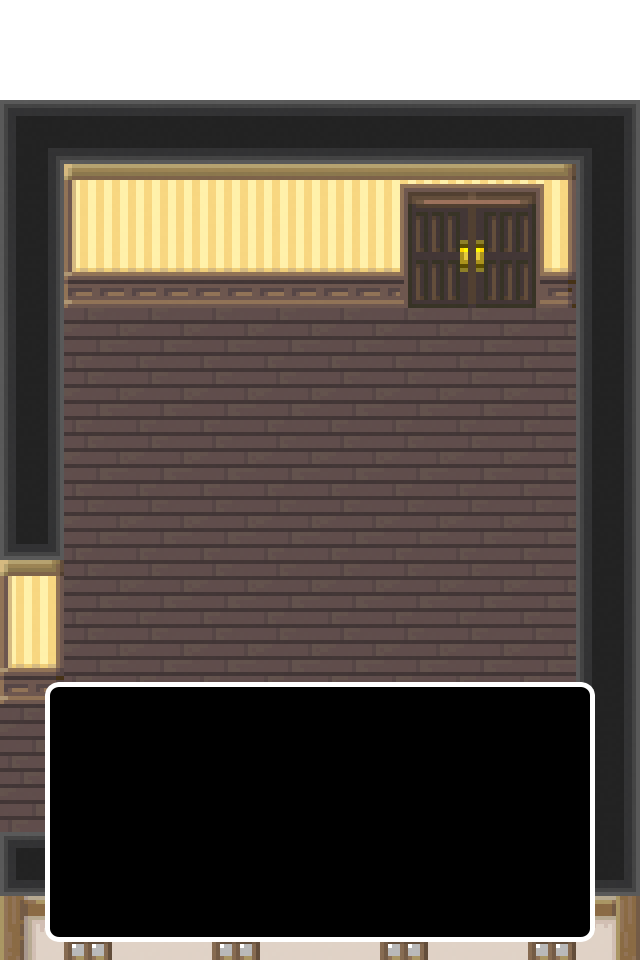
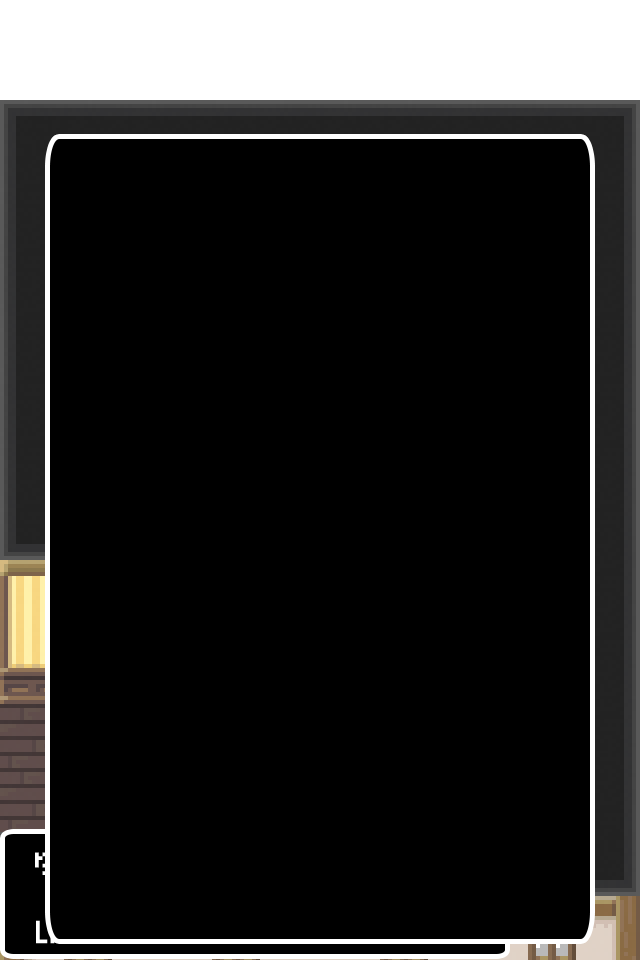
Layer changes from the first 640x960 image to the second:
added layer "大きいポップアップ" in group "ポップアップ" over [45, 134, 595, 944]
added group "プレイヤー" with 4 layers above "オブジェクト" over [0, 829, 510, 959]
added layer "Lv: 1 のコピー 2" in group "プレイヤー" over [350, 937, 465, 944]
added layer "Lv: 1 のコピー" in group "プレイヤー" over [188, 937, 303, 944]
added layer "Lv: 1" in group "プレイヤー" over [35, 848, 150, 944]
moved "角丸長方形 1 のコピー 2" into group "プレイヤー", painted on it over [0, 682, 595, 959]
